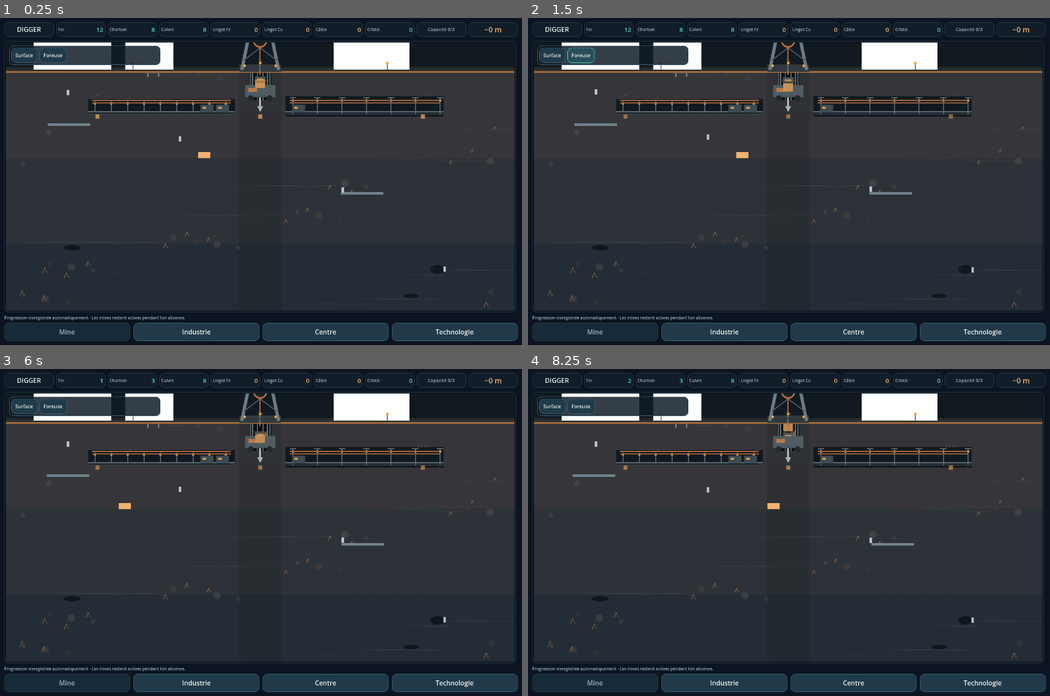
Above: before the commit, frames 1-4 (two rows, left to right).
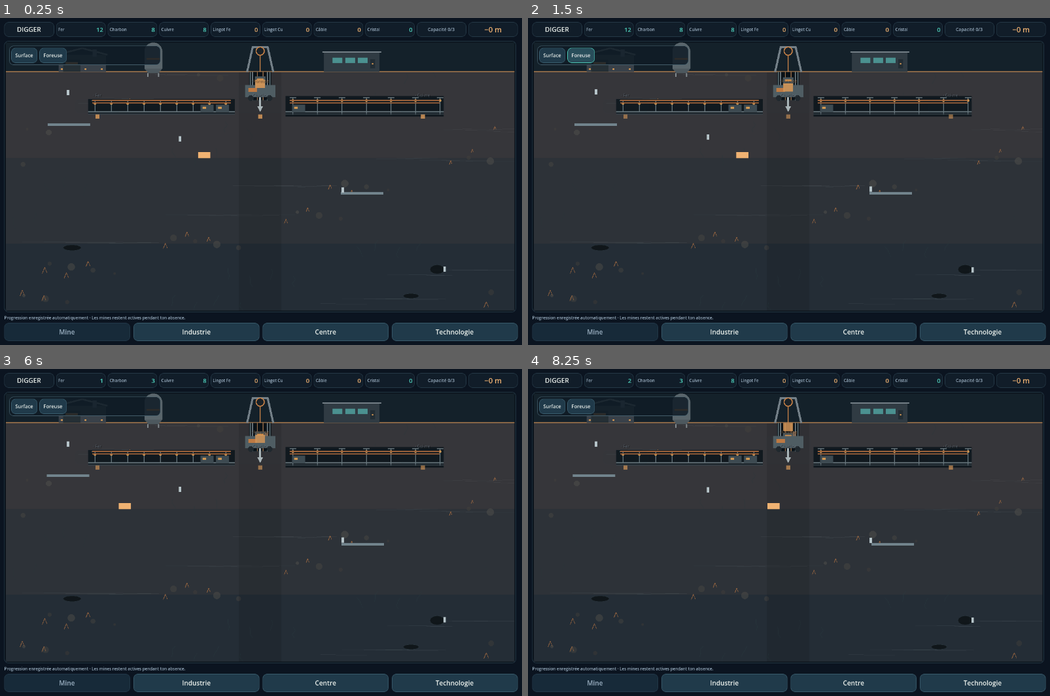
Above: after the commit, the same moments.

Repository: devjonathan1999-del/Project-Digger
Game: Godot game, scene res://scenes/main.tscn
Two runs of this game, one before a commit and one after it. Both use one fixed random seed, a clock stepped at 60 frames per second and the inputs below.
Inputs:
- Up to frame 1 (0.25 s): no input
- Up to frame 2 (1.5 s): click "Surface" at 0.5 s; click "Foreuse" at 1.25 s
- Up to frame 3 (6 s): click "Industrie" at 2 s; click "Améliorer" at 2.75 s; click "Lingot de fer" at 3.5 s; click "Lancer le lot" at 4.25 s; click "Câble" at 5 s; click "Mine" at 5.75 s
- Up to frame 4 (8.25 s): click "Centre" at 6.5 s; click "Technologie" at 7.25 s; click "Mine" at 8 s

The runs differ from the first frame. In frame 1, 3.8% of the frame differs, in the area x 1-99%, y 7-18%; in frame 2, 3.8%; in frame 3, 3.8%; in frame 4, 3.8%.
Error after the commit: Parse Error: Cannot infer the type of "base" variable because the value doesn't have a set type. (res://src/industry/ui/mine_module_renderer.gd:189)

Commit message:
feat: give resources distinct final installations

Diff:
--- a/src/industry/ui/mine_module_renderer.gd
+++ b/src/industry/ui/mine_module_renderer.gd
@@ -16,6 +16,10 @@
     "shaft_width": 0.0,
     "elevator_visible": false,
     "utility_line_count": 0,
+    "iron_identity_score": 0,
+    "coal_identity_score": 0,
+    "copper_identity_score": 0,
+    "crystal_identity_score": 0,
 }
 
 func _ready() -> void:
@@ -35,14 +39,19 @@
     var shaft_profile: Dictionary = Layout.shaft_profile(viewport_size.x, depth)
     var modules: Array = surface_profile.get("modules", [])
     var station_depths: Array = shaft_profile.get("station_depths", [])
+    var crystal_visible := depth >= 90
 
     _metrics["surface_module_count"] = modules.size()
     _metrics["surface_feature_count"] = modules.size()
     _metrics["shaft_station_count"] = station_depths.size()
-    _metrics["resource_installation_count"] = 3 + (1 if depth >= 90 else 0)
+    _metrics["resource_installation_count"] = 3 + (1 if crystal_visible else 0)
     _metrics["shaft_width"] = float(shaft_profile.get("width", 0.0))
     _metrics["elevator_visible"] = bool(shaft_profile.get("elevator_visible", false))
     _metrics["utility_line_count"] = int(shaft_profile.get("utility_line_count", 0))
+    _metrics["iron_identity_score"] = 6
+    _metrics["coal_identity_score"] = 6
+    _metrics["copper_identity_score"] = 6
+    _metrics["crystal_identity_score"] = 5 if crystal_visible else 0
     queue_redraw()
 
 func metrics() -> Dictionary:
@@ -52,6 +61,7 @@
     if _state.is_empty():
         return
     _draw_surface_base()
+    _draw_resource_installations()
     _draw_hero_shaft()
 
 func _draw_surface_base() -> void:
@@ -81,20 +91,127 @@
         _draw_asset("surface_ventilation", Rect2(size.x * 0.795, ground_y - 76.0, 124.0, 70.0))
     if modules.has("crane"):
         _draw_asset("surface_crane", Rect2(size.x * 0.865, ground_y - 108.0, 145.0, 102.0))
-
     if modules.has("antenna"):
         _draw_antenna(size.x * 0.77, ground_y)
     if modules.has("pipe_network"):
         _draw_surface_utilities(ground_y, shaft_x)
-
     _draw_surface_lights(ground_y, int(profile.get("light_count", 4)))
+
+func _draw_resource_installations() -> void:
+    var y := _depth_to_y(12.0)
+    if y < -130.0 or y > size.y + 130.0:
+        _draw_crystal_installation()
+        return
+
+    var iron_center := Vector2(size.x * 0.18, y)
+    var coal_target := Vector2(size.x * 0.50, y)
+    var copper_center := Vector2(size.x * 0.82, y)
+    _draw_iron_installation(iron_center)
+    _draw_coal_installation(coal_target)
+    _draw_copper_installation(copper_center)
+    _draw_crystal_installation()
+
+func _draw_iron_installation(center: Vector2) -> void:
+    var rect := Rect2(center.x - 118.0, center.y - 50.0, 236.0, 100.0)
+    _draw_local_work_light(center + Vector2(-92.0, -42.0), Color("f0a451"))
+    _draw_asset("iron_module", rect)
+    var floor_y := rect.end.y - 9.0
+    draw_line(Vector2(rect.position.x + 8.0, floor_y), Vector2(rect.end.x - 8.0, floor_y), Color("5d6668"), 5.0)
+    draw_rect(Rect2(rect.position.x + 22.0, floor_y - 18.0, 84.0, 8.0), Color("6b4a37"))
+    for index in range(5):
+        var roller_x := rect.position.x + 30.0 + float(index) * 17.0
+        draw_circle(Vector2(roller_x, floor_y - 8.0), 3.5, Color("9d714c"))
+    draw_circle(Vector2(rect.position.x + 150.0, floor_y - 12.0), 15.0, Color("7a4934"))
+    draw_circle(Vector2(rect.position.x + 168.0, floor_y - 9.0), 12.0, Color("98573d"))
+    draw_circle(Vector2(rect.position.x + 184.0, floor_y - 7.0), 9.0, Color("b46745"))
+    draw_rect(Rect2(rect.end.x - 54.0, floor_y - 27.0, 38.0, 20.0), Color("374349"))
+    draw_circle(Vector2(rect.end.x - 45.0, floor_y - 5.0), 5.0, Color("11191d"))
+    draw_circle(Vector2(rect.end.x - 22.0, floor_y - 5.0), 5.0, Color("11191d"))
+
+func _draw_coal_installation(target: Vector2) -> void:
+    var shaft_half := float(_metrics.get("shaft_width", 120.0)) * 0.5
+    var width := 198.0
+    var right_edge := target.x - shaft_half - 12.0
+    var rect := Rect2(right_edge - width, target.y - 50.0, width, 100.0)
+    _draw_asset("coal_module", rect)
+    var floor_y := rect.end.y - 8.0
+    draw_circle(Vector2(rect.position.x + 38.0, floor_y - 12.0), 18.0, Color("121416"))
+    draw_circle(Vector2(rect.position.x + 59.0, floor_y - 9.0), 14.0, Color("1c1d1e"))
+    draw_circle(Vector2(rect.position.x + 77.0, floor_y - 7.0), 10.0, Color("262626"))
+    var fan_center := Vector2(rect.end.x - 42.0, rect.position.y + 27.0)
+    draw_circle(fan_center, 16.0, Color("242d31"))
+    draw_arc(fan_center, 16.0, 0.0, TAU, 28, Color("829095"), 3.0)
+    for angle_value in [0.0, 1.5708, 3.1416, 4.7124]:
+        var angle := float(angle_value)
+        draw_line(fan_center, fan_center + Vector2(cos(angle), sin(angle)) * 12.0, Color("6d787c"), 3.0)
+    draw_line(Vector2(rect.end.x - 24.0, target.y - 2.0), Vector2(target.x - shaft_half, target.y - 2.0), Color("67757a"), 8.0)
+    for index in range(4):
+        var haze_x := rect.position.x + 30.0 + float(index) * 35.0
+        var haze_y := rect.position.y + 12.0 + float(index % 2) * 10.0
+        draw_circle(Vector2(haze_x, haze_y), 15.0, Color(0.24, 0.22, 0.19, 0.10))
+    _draw_local_work_light(Vector2(rect.end.x - 15.0, rect.position.y + 7.0), Color("d98d45"))
+
+func _draw_copper_installation(center: Vector2) -> void:
+    var rect := Rect2(center.x - 118.0, center.y - 50.0, 236.0, 100.0)
+    _draw_asset("copper_module", rect)
+    var seam_y := center.y + 33.0
+    draw_line(Vector2(rect.position.x + 8.0, seam_y), Vector2(rect.position.x + 54.0, seam_y - 17.0), Color("c56e3f"), 5.0)
+    draw_line(Vector2(rect.position.x + 54.0, seam_y - 17.0), Vector2(rect.position.x + 94.0, seam_y + 3.0), Color("55906d"), 4.0)
+    draw_line(Vector2(rect.position.x + 94.0, seam_y + 3.0), Vector2(rect.position.x + 126.0, seam_y - 15.0), Color("d17e47"), 4.0)
+    var drill_head := Vector2(rect.position.x + 48.0, center.y - 6.0)
+    draw_colored_polygon(PackedVector2Array([
+        drill_head + Vector2(-14.0, -9.0),
+        drill_head + Vector2(10.0, 0.0),
+        drill_head + Vector2(-14.0, 9.0),
+    ]), Color("87979b"))
+    draw_line(Vector2(rect.position.x + 62.0, center.y - 6.0), Vector2(rect.position.x + 126.0, center.y - 6.0), Color("a8643c"), 7.0)
+    draw_line(Vector2(rect.position.x + 126.0, center.y - 6.0), Vector2(rect.position.x + 126.0, rect.end.y - 14.0), Color("70858a"), 5.0)
+    draw_rect(Rect2(rect.end.x - 64.0, center.y - 20.0, 42.0, 46.0), Color("5c4b3d"))
+    draw_rect(Rect2(rect.end.x - 58.0, center.y - 14.0, 30.0, 8.0), Color("a66a42"))
+    _draw_local_work_light(Vector2(rect.position.x + 145.0, rect.position.y + 8.0), Color("f0a451"))
+
+func _draw_crystal_installation() -> void:
+    if int(_state.get("depth", 0)) < 90:
+        return
+    var crystal_depth := 90.0
+    var sites: Dictionary = _state.get("permanent_sites", {})
+    for site_value in sites.values():
+        if site_value is Dictionary and str(site_value.get("type", "")) == "crystal_cavern":
+            crystal_depth = float(site_value.get("depth", 90.0))
+            break
+    var center := Vector2(size.x * 0.76, _depth_to_y(crystal_depth))
+    if center.y < -130.0 or center.y > size.y + 130.0:
+        return
+    var rect := Rect2(center.x - 120.0, center.y - 54.0, 240.0, 108.0)
+    draw_circle(center, 74.0, Color(0.18, 0.82, 0.84, 0.045))
+    _draw_asset("crystal_module", rect)
+    for offset in [Vector2(-78.0, 24.0), Vector2(-55.0, 10.0), Vector2(78.0, 20.0)]:
+        var base := center + offset
+        draw_colored_polygon(PackedVector2Array([
+            base + Vector2(-7.0, 12.0),
+            base + Vector2(0.0, -18.0),
+            base + Vector2(8.0, 12.0),
+        ]), Color(0.25, 0.92, 0.94, 0.86))
+    var scanner_x := center.x + 54.0
+    draw_line(Vector2(scanner_x, center.y + 29.0), Vector2(scanner_x, center.y - 28.0), Color("708d91"), 4.0)
+    draw_circle(Vector2(scanner_x, center.y - 30.0), 5.0, Color("48e1dc"))
+    draw_arc(Vector2(scanner_x, center.y - 30.0), 19.0, -2.7, -0.45, 18, Color(0.28, 0.88, 0.88, 0.65), 2.0)
+    draw_line(Vector2(center.x - 10.0, center.y - 28.0), Vector2(center.x - 10.0, center.y + 33.0), Color("7c8d91"), 7.0)
+    draw_colored_polygon(PackedVector2Array([
+        Vector2(center.x - 21.0, center.y + 34.0),
+        Vector2(center.x - 10.0, center.y + 51.0),
+        Vector2(center.x + 1.0, center.y + 34.0),
+    ]), Color("48c9ca"))
+
+func _draw_local_work_light(position_value: Vector2, color: Color) -> void:
+    draw_circle(position_value, 4.0, color)
+    draw_circle(position_value, 18.0, Color(color.r, color.g, color.b, 0.06))
 
 func _draw_headframe(x: float, ground_y: float) -> void:
     var steel_dark := Color("303a3e")
     var steel := Color("6e7b80")
     var copper := Color("b86f3f")
     var amber := Color("f0a652")
-
     draw_rect(Rect2(x - 51.0, ground_y - 18.0, 102.0, 18.0), steel_dark)
     draw_line(Vector2(x - 45.0, ground_y - 5.0), Vector2(x - 27.0, ground_y - 92.0), steel, 8.0)
     draw_line(Vector2(x + 45.0, ground_y - 5.0), Vector2(x + 27.0, ground_y - 92.0), steel, 8.0)
@@ -137,7 +254,6 @@
     var depth := int(_state.get("depth", 0))
     if depth <= 0:
         return
-
     var viewport_size: Vector2 = _state.get("viewport_size", size)
     var profile: Dictionary = Layout.shaft_profile(viewport_size.x, depth)
     var shaft_width := float(profile.get("width", 120.0))
@@ -148,11 +264,9 @@
     var top := minf(top_y, bottom_y)
     var bottom := maxf(top_y, bottom_y)
     var height := maxf(1.0, bottom - top)
-
     draw_rect(Rect2(center_x - half_width, top, shaft_width, height), Color("071015"))
     draw_rect(Rect2(center_x - half_width, top, 10.0, height), Color("323e43"))
     draw_rect(Rect2(center_x + half_width - 10.0, top, 10.0, height), Color("323e43"))
-
     var rail_left := center_x - half_width * 0.30
     var rail_right := center_x + half_width * 0.30
     var cable_left := center_x - half_width * 0.12
@@ -163,7 +277,6 @@
     draw_line(Vector2(cable_right, top), Vector2(cable_right, bottom), Color("ba7745"), 2.0)
     draw_line(Vector2(center_x - half_width + 19.0, top), Vector2(center_x - half_width + 19.0, bottom), Color("526970"), 5.0)
     draw_line(Vector2(center_x + half_width - 19.0, top), Vector2(center_x + half_width - 19.0, bottom), Color("526970"), 5.0)
-
     _draw_shaft_bracing(center_x, half_width, top, bottom)
     _draw_shaft_stations(center_x, shaft_width, profile)
     _draw_elevator(center_x, half_width, top, bottom)
@@ -209,7 +322,6 @@
         var x: float = center_x + cage_w * offset
         draw_line(Vector2(x, cage_rect.position.y + 4.0), Vector2(x, cage_rect.end.y - 4.0), Color("708087"), 2.0)
     draw_rect(Rect2(center_x - 13.0, y - 5.0, 26.0, 8.0), Color("e19a4e"))
-
     var counter_x := center_x + half_width - 28.0
     var counter_y := lerpf(travel_bottom, travel_top, t)
     draw_rect(Rect2(counter_x - 7.0, counter_y - 17.0, 14.0, 34.0), Color("80644c"))
